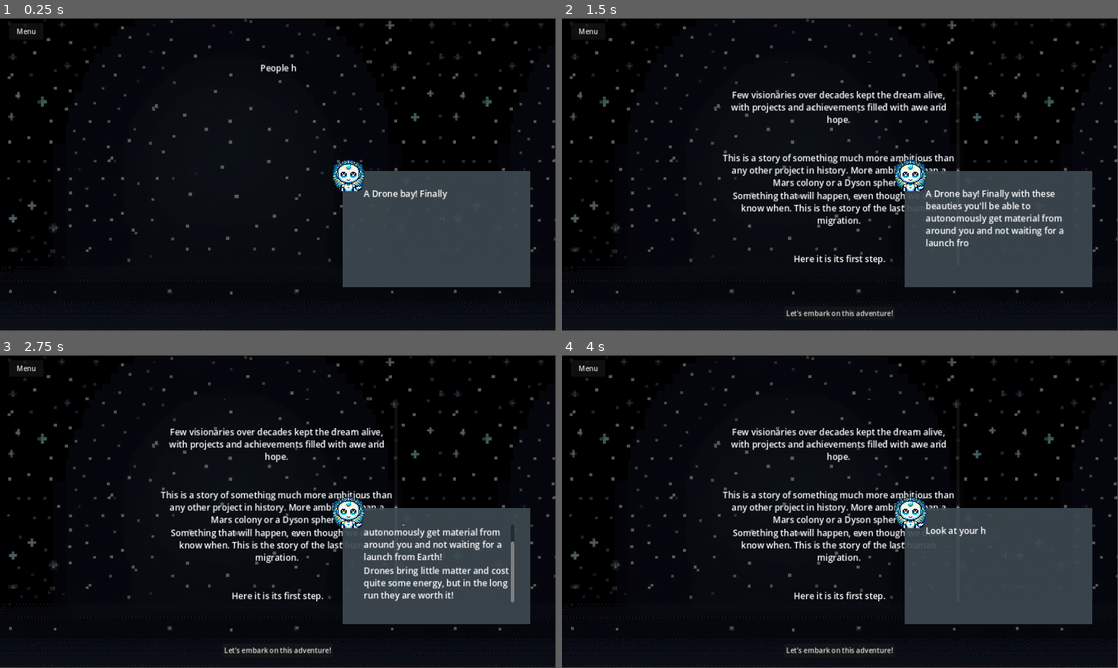
Above: before the commit, frames 1-4 (two rows, left to right).
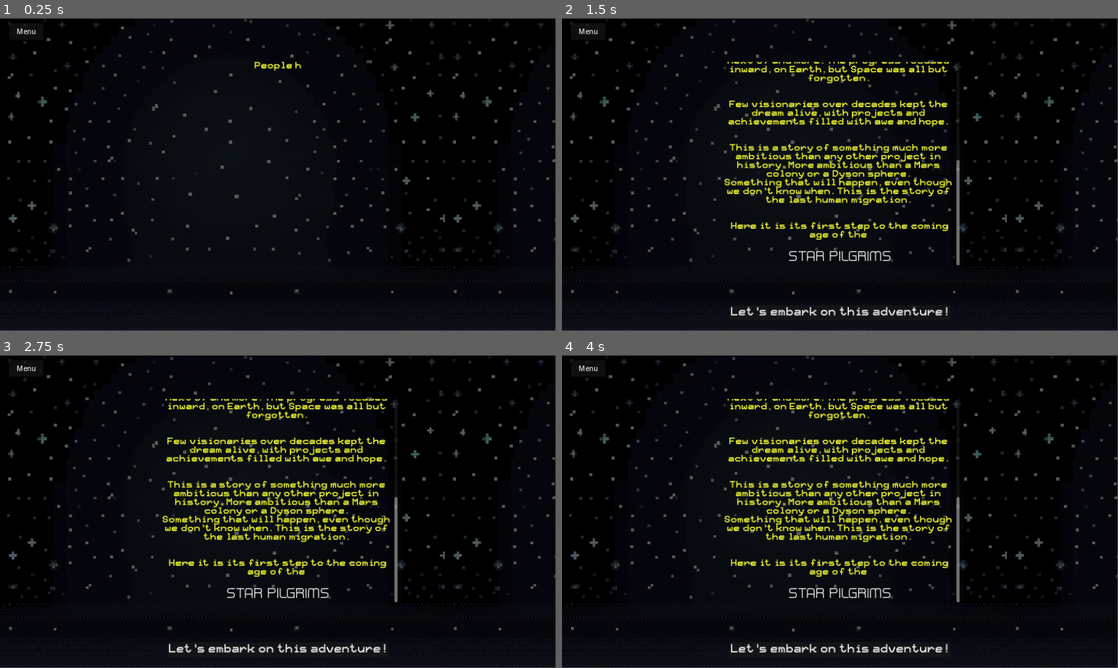
Above: after the commit, the same moments.

Repository: AndreaIdini/StarPilgrims
Game: Godot game, scene res://main.tscn
Two runs of this game, one before a commit and one after it. Both use one fixed random seed, a clock stepped at 60 frames per second and the inputs below.
Inputs:
- Up to frame 1 (0.25 s): no input
- Up to frame 2 (1.5 s): click "Build BOLAS Station" at 0.5 s; click "Launch Humans" at 1.25 s
- Up to frame 3 (2.75 s): click "Launch Humans" at 2 s
- Up to frame 4 (4 s): click "Launch Matter" at 2.75 s; click "Will ... try?" at 3.5 s

The runs differ from the first frame. In frame 1, 13% of the frame differs, in the area x 45-96%, y 14-86%; in frame 2, 21%, in the area x 28-96%, y 14-96%; in frame 3, 21%; in frame 4, 21%.

Commit message:
cosmetic changes

Diff:
--- a/Buttons/ContainerBOLASButton.gd
+++ b/Buttons/ContainerBOLASButton.gd
@@ -23,7 +23,8 @@
 	#pass
 
 func _on_build_bolas_pressed():
-	if station.matter > required_matter && station.solar_power_installed > required_power :
+	if station.matter > required_matter && station.solar_power_installed > required_power && $"../../..".credits > required_credits:
+		$"../../../StoryBox/Bolas".show()
 		story_box.BOLAS_built(station.time)
 
 	pass # Replace with function body.
--- a/StoryBox.gd
+++ b/StoryBox.gd
@@ -32,7 +32,9 @@
 This is a story of something much more ambitious than any other project in history. More ambitious than a Mars colony or a Dyson sphere.
 Something that will happen, even though we don't know when. This is the story of the last human migration.
 
- Here it is its first step.
+ Here it is its first step to the coming age of the
+
+[b][color=white][font_size=40] Star Pilgrims [/font_size] [/color][/b]
 ", "Let's embark on this adventure!")
 
 func game_over(texten="At least one human would have died frozen or hungry unless I intervened, despite what I hope are your best efforts.
@@ -45,8 +47,7 @@
 
 func about():
 	button.hide()
-
-	text_scroll("[center]Star Pilgrims
+	await text_scroll("[center][b][color=white][font_size=40] Star Pilgrims [/font_size] [/color][/b]
 
 
 Dedicated to my wife Chiara and her good health.
@@ -57,9 +58,12 @@
 
 
 This game was written from scratch in Godot without previous experience in a week.
-If I could do it, anyone can. Give it a try.
+If I could do it, anyone can. Give it a try. Code is available on github.
+
+
 
 Andrea Idini 2024 (c)", "Resume")
+
 
 func BOLAS_built(days):
 	text_scroll("[center]BOLAS station has been built in
@@ -76,6 +80,9 @@
 	game_speed = tab_bar.current_tab
 	tab_bar.current_tab = 0 # pause
 	button.hide()
+	%EventBox.hide()
+	$"../InfoBox".text = ""
+
 	self.show()
 	text.bbcode_text = textScroll
 	text.visible_characters = 0
@@ -94,6 +101,7 @@
 		button.text = textButton
 		button.show()
 	skip = false
+	%EventBox.show()
 
 func _on_button_pressed():
 	over = true
--- a/main.tscn
+++ b/main.tscn
@@ -27,6 +27,8 @@
 [ext_resource type="Texture2D" uid="uid://duvc32gwemxs8" path="res://Asset/next-button_small.png" id="18_0xb8i"]
 [ext_resource type="Script" path="res://Buttons/InfoBox.gd" id="20_ukp5a"]
 [ext_resource type="Texture2D" uid="uid://b7ptlrcaomldx" path="res://Asset/plain-arrow.png" id="21_jkw4m"]
+[ext_resource type="FontFile" uid="uid://cheaeyn4xqc2l" path="res://Asset/Pixel12x10.ttf" id="23_yaorp"]
+[ext_resource type="Texture2D" uid="uid://d2irfm1no6m53" path="res://Asset/BOLAS.png" id="28_24hbh"]
 
 [sub_resource type="StyleBoxFlat" id="StyleBoxFlat_ws068"]
 bg_color = Color(0.239216, 0.239216, 0.239216, 1)
@@ -508,7 +510,9 @@
 
 [node name="BuildSolar" type="Button" parent="PanelStation/ModuleBuild/ContainerSolarPanel/ContainerSolarButton"]
 layout_mode = 2
+size_flags_vertical = 3
 text = "Build Solar Array Wing"
+alignment = 0
 
 [node name="ProgressSolar" type="ProgressBar" parent="PanelStation/ModuleBuild/ContainerSolarPanel/ContainerSolarButton"]
 layout_mode = 2
@@ -518,9 +522,9 @@
 [node name="ContainerBattery" type="HBoxContainer" parent="PanelStation/ModuleBuild"]
 unique_name_in_owner = true
 layout_mode = 2
-offset_left = 289.0
+offset_left = 275.0
 offset_top = 329.0
-offset_right = 500.0
+offset_right = 512.0
 offset_bottom = 368.0
 script = ExtResource("5_tsak2")
 
@@ -535,11 +539,12 @@
 
 [node name="ContainerBatteryButton" type="VBoxContainer" parent="PanelStation/ModuleBuild/ContainerBattery"]
 layout_mode = 2
-size_flags_horizontal = 0
+size_flags_horizontal = 3
 
 [node name="BuildBattery" type="Button" parent="PanelStation/ModuleBuild/ContainerBattery/ContainerBatteryButton"]
 layout_mode = 2
 text = "Build Battery Stack"
+alignment = 0
 
 [node name="ProgressBattery" type="ProgressBar" parent="PanelStation/ModuleBuild/ContainerBattery/ContainerBatteryButton"]
 layout_mode = 2
@@ -549,9 +554,9 @@
 [node name="ContainerLiving" type="HBoxContainer" parent="PanelStation/ModuleBuild"]
 unique_name_in_owner = true
 layout_mode = 2
-offset_left = 520.0
+offset_left = 517.0
 offset_top = 329.0
-offset_right = 747.0
+offset_right = 754.0
 offset_bottom = 368.0
 script = ExtResource("6_yq5dq")
 
@@ -566,11 +571,12 @@
 
 [node name="ContainerLivingButton" type="VBoxContainer" parent="PanelStation/ModuleBuild/ContainerLiving"]
 layout_mode = 2
-size_flags_horizontal = 0
+size_flags_horizontal = 3
 
 [node name="BuildLiving" type="Button" parent="PanelStation/ModuleBuild/ContainerLiving/ContainerLivingButton"]
 layout_mode = 2
 text = "Build Living Quarters"
+alignment = 0
 
 [node name="ProgressLiving" type="ProgressBar" parent="PanelStation/ModuleBuild/ContainerLiving/ContainerLivingButton"]
 layout_mode = 2
@@ -582,8 +588,10 @@
 layout_mode = 2
 offset_left = 31.0
 offset_top = 391.0
-offset_right = 238.0
+offset_right = 269.0
 offset_bottom = 430.0
+grow_horizontal = 2
+grow_vertical = 2
 script = ExtResource("6_fswgt")
 
 [node name="CountComputing" type="Label" parent="PanelStation/ModuleBuild/ContainerComputing"]
@@ -597,11 +605,15 @@
 
 [node name="ContainerComputingButton" type="VBoxContainer" parent="PanelStation/ModuleBuild/ContainerComputing"]
 layout_mode = 2
-size_flags_horizontal = 0
+size_flags_horizontal = 3
+size_flags_vertical = 4
+alignment = 2
 
 [node name="BuildComputing" type="Button" parent="PanelStation/ModuleBuild/ContainerComputing/ContainerComputingButton"]
 layout_mode = 2
 text = "Build Data Center"
+alignment = 0
+icon_alignment = 1
 
 [node name="ProgressComputing" type="ProgressBar" parent="PanelStation/ModuleBuild/ContainerComputing/ContainerComputingButton"]
 layout_mode = 2
@@ -611,9 +623,9 @@
 [node name="ContainerDroneBay" type="HBoxContainer" parent="PanelStation/ModuleBuild"]
 unique_name_in_owner = true
 layout_mode = 2
-offset_left = 289.0
+offset_left = 275.0
 offset_top = 391.0
-offset_right = 480.0
+offset_right = 512.0
 offset_bottom = 430.0
 script = ExtResource("8_v88ik")
 
@@ -628,11 +640,12 @@
 
 [node name="ContainerDroneButton" type="VBoxContainer" parent="PanelStation/ModuleBuild/ContainerDroneBay"]
 layout_mode = 2
-size_flags_horizontal = 0
+size_flags_horizontal = 3
 
 [node name="BuildDroneBay" type="Button" parent="PanelStation/ModuleBuild/ContainerDroneBay/ContainerDroneButton"]
 layout_mode = 2
 text = "Build Drone Bay"
+alignment = 0
 
 [node name="ProgressDroneBay" type="ProgressBar" parent="PanelStation/ModuleBuild/ContainerDroneBay/ContainerDroneButton"]
 layout_mode = 2
@@ -642,9 +655,9 @@
 [node name="ContainerHotel" type="HBoxContainer" parent="PanelStation/ModuleBuild"]
 unique_name_in_owner = true
 layout_mode = 2
-offset_left = 520.0
+offset_left = 517.0
 offset_top = 391.0
-offset_right = 726.0
+offset_right = 754.0
 offset_bottom = 430.0
 script = ExtResource("9_g0u6u")
 
@@ -659,11 +672,12 @@
 
 [node name="ContainerHotelButton" type="VBoxContainer" parent="PanelStation/ModuleBuild/ContainerHotel"]
 layout_mode = 2
-size_flags_horizontal = 0
+size_flags_horizontal = 3
 
 [node name="BuildHotel" type="Button" parent="PanelStation/ModuleBuild/ContainerHotel/ContainerHotelButton"]
 layout_mode = 2
 text = "Build Zero-G Hotel"
+alignment = 0
 
 [node name="ProgressHotel" type="ProgressBar" parent="PanelStation/ModuleBuild/ContainerHotel/ContainerHotelButton"]
 layout_mode = 2
@@ -673,10 +687,12 @@
 [node name="ContainerEngine" type="HBoxContainer" parent="PanelStation/ModuleBuild"]
 unique_name_in_owner = true
 layout_mode = 2
-offset_left = 289.0
+offset_left = 275.0
 offset_top = 454.0
-offset_right = 493.0
+offset_right = 512.0
 offset_bottom = 493.0
+grow_horizontal = 2
+grow_vertical = 2
 script = ExtResource("10_mwwui")
 
 [node name="CountEngine" type="Label" parent="PanelStation/ModuleBuild/ContainerEngine"]
@@ -690,11 +706,12 @@
 
 [node name="ContainerEngineButton" type="VBoxContainer" parent="PanelStation/ModuleBuild/ContainerEngine"]
 layout_mode = 2
-size_flags_horizontal = 0
+size_flags_horizontal = 3
 
 [node name="BuildEngine" type="Button" parent="PanelStation/ModuleBuild/ContainerEngine/ContainerEngineButton"]
 layout_mode = 2
 text = "Build Ion Thruster"
+alignment = 0
 
 [node name="ProgressEngine" type="ProgressBar" parent="PanelStation/ModuleBuild/ContainerEngine/ContainerEngineButton"]
 layout_mode = 2
@@ -706,7 +723,7 @@
 layout_mode = 2
 offset_left = 31.0
 offset_top = 454.0
-offset_right = 223.0
+offset_right = 269.0
 offset_bottom = 493.0
 script = ExtResource("11_graqn")
 
@@ -721,11 +738,12 @@
 
 [node name="ContainerFactoryButton" type="VBoxContainer" parent="PanelStation/ModuleBuild/ContainerFactory"]
 layout_mode = 2
-size_flags_horizontal = 0
+size_flags_horizontal = 3
 
 [node name="BuildFactory" type="Button" parent="PanelStation/ModuleBuild/ContainerFactory/ContainerFactoryButton"]
 layout_mode = 2
 text = "Build Zero-G Factory"
+alignment = 0
 
 [node name="ProgressFactory" type="ProgressBar" parent="PanelStation/ModuleBuild/ContainerFactory/ContainerFactoryButton"]
 layout_mode = 2
@@ -733,10 +751,11 @@
 show_percentage = false
 
 [node name="ContainerBOLASButton" type="VBoxContainer" parent="PanelStation/ModuleBuild"]
-layout_mode = 0
-offset_left = 576.0
+visible = false
+layout_mode = 0
+offset_left = 573.0
 offset_top = 454.0
-offset_right = 742.0
+offset_right = 754.0
 offset_bottom = 493.0
 size_flags_horizontal = 0
 script = ExtResource("13_nmipx")
@@ -744,6 +763,7 @@
 [node name="BuildBOLAS" type="Button" parent="PanelStation/ModuleBuild/ContainerBOLASButton"]
 layout_mode = 2
 text = "Build BOLAS Station"
+alignment = 0
 
 [node name="ProgressBOLAS" type="ProgressBar" parent="PanelStation/ModuleBuild/ContainerBOLASButton"]
 layout_mode = 2
@@ -757,9 +777,9 @@
 anchor_top = 0.8
 anchor_right = 12.545
 anchor_bottom = 0.8
-offset_left = -270.14
+offset_left = -296.14
 offset_top = 14.4
-offset_right = -117.14
+offset_right = -143.14
 offset_bottom = 48.4
 theme_override_font_sizes/font_size = 24
 text = "Days Elapsed"
@@ -867,9 +887,71 @@
 tab_3/title = ""
 tab_3/icon = ExtResource("18_0xb8i")
 
+[node name="EventBox" type="ColorRect" parent="."]
+unique_name_in_owner = true
+layout_mode = 0
+offset_left = 789.0
+offset_top = 392.0
+offset_right = 1221.0
+offset_bottom = 660.0
+color = Color(0.239216, 0.282353, 0.313726, 0.917647)
+script = ExtResource("13_e2jex")
+
+[node name="Avatar" type="TextureRect" parent="EventBox"]
+layout_mode = 0
+offset_left = -29.0
+offset_top = -28.0
+offset_right = 56.0
+offset_bottom = 52.0
+texture = ExtResource("13_4216q")
+expand_mode = 1
+
+[node name="Text" type="RichTextLabel" parent="EventBox"]
+layout_mode = 0
+offset_left = 48.0
+offset_top = 38.0
+offset_right = 395.0
+offset_bottom = 217.0
+theme_override_fonts/normal_font = ExtResource("23_yaorp")
+theme_override_font_sizes/normal_font_size = 20
+bbcode_enabled = true
+text = "Hello, welcome to Space Station 1. Don't be startled! We needed to jumpstart the waking process and you might miss many operating parameters.
+I'm here to provide guidance!"
+
+[node name="Button" type="Button" parent="EventBox"]
+layout_mode = 1
+anchors_preset = 7
+anchor_left = 0.5
+anchor_top = 1.0
+anchor_right = 0.5
+anchor_bottom = 1.0
+offset_left = -19.0
+offset_top = -16.0
+offset_right = 20.0
+grow_horizontal = 2
+grow_vertical = 0
+text = "Ok"
+
+[node name="Arrow" type="TextureRect" parent="EventBox"]
+layout_mode = 0
+offset_left = 390.0
+offset_top = 229.0
+offset_right = 418.0
+offset_bottom = 257.0
+texture = ExtResource("21_jkw4m")
+expand_mode = 1
+
+[node name="InfoBox" type="RichTextLabel" parent="."]
+layout_mode = 0
+offset_left = 787.0
+offset_top = 311.0
+offset_right = 1213.0
+offset_bottom = 609.0
+theme_override_font_sizes/normal_font_size = 16
+script = ExtResource("20_ukp5a")
+
 [node name="StoryBox" type="TextureRect" parent="."]
 unique_name_in_owner = true
-visible = false
 layout_mode = 0
 offset_top = 41.0
 offset_right = 1278.0
@@ -884,6 +966,12 @@
 offset_right = 1278.0
 offset_bottom = 718.0
 color = Color(0, 0, 0, 0.635294)
+
+[node name="Bolas" type="Sprite2D" parent="StoryBox"]
+visible = false
+position = Vector2(1061, 512)
+scale = Vector2(0.431152, 0.431152)
+texture = ExtResource("28_24hbh")
 
 [node name="Text" type="RichTextLabel" parent="StoryBox"]
 unique_name_in_owner = true
@@ -899,9 +987,17 @@
 offset_bottom = 904.024
 grow_horizontal = 2
 grow_vertical = 2
+theme_override_colors/default_color = Color(0.913725, 0.933333, 0.184314, 1)
+theme_override_fonts/normal_font = ExtResource("23_yaorp")
+theme_override_fonts/bold_font = ExtResource("5_i7pv1")
 theme_override_font_sizes/normal_font_size = 20
 bbcode_enabled = true
-text = "Text Here"
+text = "People have dreamt about the stars since time immemorial.
+
+	These dreams became much more realistic with the discovery of flight in 1783 by the Montgolfier brothers in Versailles.
+	The 20th century saw the first heavier than air flight by the famous Wright brothers in 1903,
+	a fighter jet capable of Mach 0.83 in 1942, and
+	soon after the space race put a man on a Moon in 1969. "
 scroll_following = true
 
 [node name="Button" type="Button" parent="StoryBox"]
@@ -918,6 +1014,8 @@
 offset_bottom = -24.0
 grow_horizontal = 2
 grow_vertical = 0
+theme_override_fonts/font = ExtResource("23_yaorp")
+theme_override_font_sizes/font_size = 24
 text = "Button Text"
 
 [node name="MenuButton" type="MenuButton" parent="."]
@@ -929,68 +1027,6 @@
 text = "Menu"
 flat = false
 script = ExtResource("17_3hbk4")
-
-[node name="InfoBox" type="RichTextLabel" parent="."]
-layout_mode = 0
-offset_left = 787.0
-offset_top = 311.0
-offset_right = 1213.0
-offset_bottom = 609.0
-theme_override_font_sizes/normal_font_size = 16
-script = ExtResource("20_ukp5a")
-
-[node name="EventBox" type="ColorRect" parent="."]
-unique_name_in_owner = true
-layout_mode = 0
-offset_left = 789.0
-offset_top = 392.0
-offset_right = 1221.0
-offset_bottom = 660.0
-color = Color(0.239216, 0.282353, 0.313726, 0.917647)
-script = ExtResource("13_e2jex")
-
-[node name="Avatar" type="TextureRect" parent="EventBox"]
-layout_mode = 0
-offset_left = -29.0
-offset_top = -28.0
-offset_right = 56.0
-offset_bottom = 52.0
-texture = ExtResource("13_4216q")
-expand_mode = 1
-
-[node name="Text" type="RichTextLabel" parent="EventBox"]
-layout_mode = 0
-offset_left = 48.0
-offset_top = 38.0
-offset_right = 395.0
-offset_bottom = 217.0
-theme_override_font_sizes/normal_font_size = 20
-bbcode_enabled = true
-text = "Hello, welcome to Space Station 1. Don't be startled! We needed to jumpstart the waking process and you might miss many operating parameters.
-I'm here to provide guidance!"
-
-[node name="Button" type="Button" parent="EventBox"]
-layout_mode = 1
-anchors_preset = 7
-anchor_left = 0.5
-anchor_top = 1.0
-anchor_right = 0.5
-anchor_bottom = 1.0
-offset_left = -19.0
-offset_top = -16.0
-offset_right = 20.0
-grow_horizontal = 2
-grow_vertical = 0
-text = "Ok"
-
-[node name="Arrow" type="TextureRect" parent="EventBox"]
-layout_mode = 0
-offset_left = 390.0
-offset_top = 229.0
-offset_right = 418.0
-offset_bottom = 257.0
-texture = ExtResource("21_jkw4m")
-expand_mode = 1
 
 [connection signal="mouse_entered" from="PanelStation/LabelPayload/LabelHumans" to="InfoBox" method="_on_label_humans_mouse_entered"]
 [connection signal="mouse_entered" from="PanelStation/LabelPayload/LabelHumans/Hitbox" to="InfoBox" method="_on_label_humans_mouse_entered"]
@@ -1036,8 +1072,8 @@
 [connection signal="mouse_entered" from="LaunchBuild/ContainerBuildDrone" to="InfoBox" method="_on_container_build_drone_mouse_entered"]
 [connection signal="mouse_entered" from="LaunchBuild/ContainerBuildDrone/BuildMiningDrone" to="InfoBox" method="_on_container_build_drone_mouse_entered"]
 [connection signal="pressed" from="LaunchBuild/ContainerBuildDrone/BuildMiningDrone" to="LaunchBuild" method="_on_build_drone_pressed"]
-[connection signal="pressed" from="StoryBox/Button" to="StoryBox" method="_on_button_pressed"]
-[connection signal="mouse_entered" from="InfoBox" to="InfoBox" method="_on_mouse_entered"]
 [connection signal="mouse_entered" from="EventBox" to="EventBox" method="_on_mouse_entered"]
 [connection signal="mouse_exited" from="EventBox" to="EventBox" method="_on_mouse_exited"]
 [connection signal="pressed" from="EventBox/Button" to="EventBox" method="_on_button_pressed"]
+[connection signal="mouse_entered" from="InfoBox" to="InfoBox" method="_on_mouse_entered"]
+[connection signal="pressed" from="StoryBox/Button" to="StoryBox" method="_on_button_pressed"]
Binary file added: Asset/BOLAS.png
Binary file added: Asset/Pixel12x10.ttf
Binary file added: Asset/Pixel12x10Mono.ttf
Not shown: 1 places in main.tscn that only renumber resources
Not shown, changed: .gitignore
